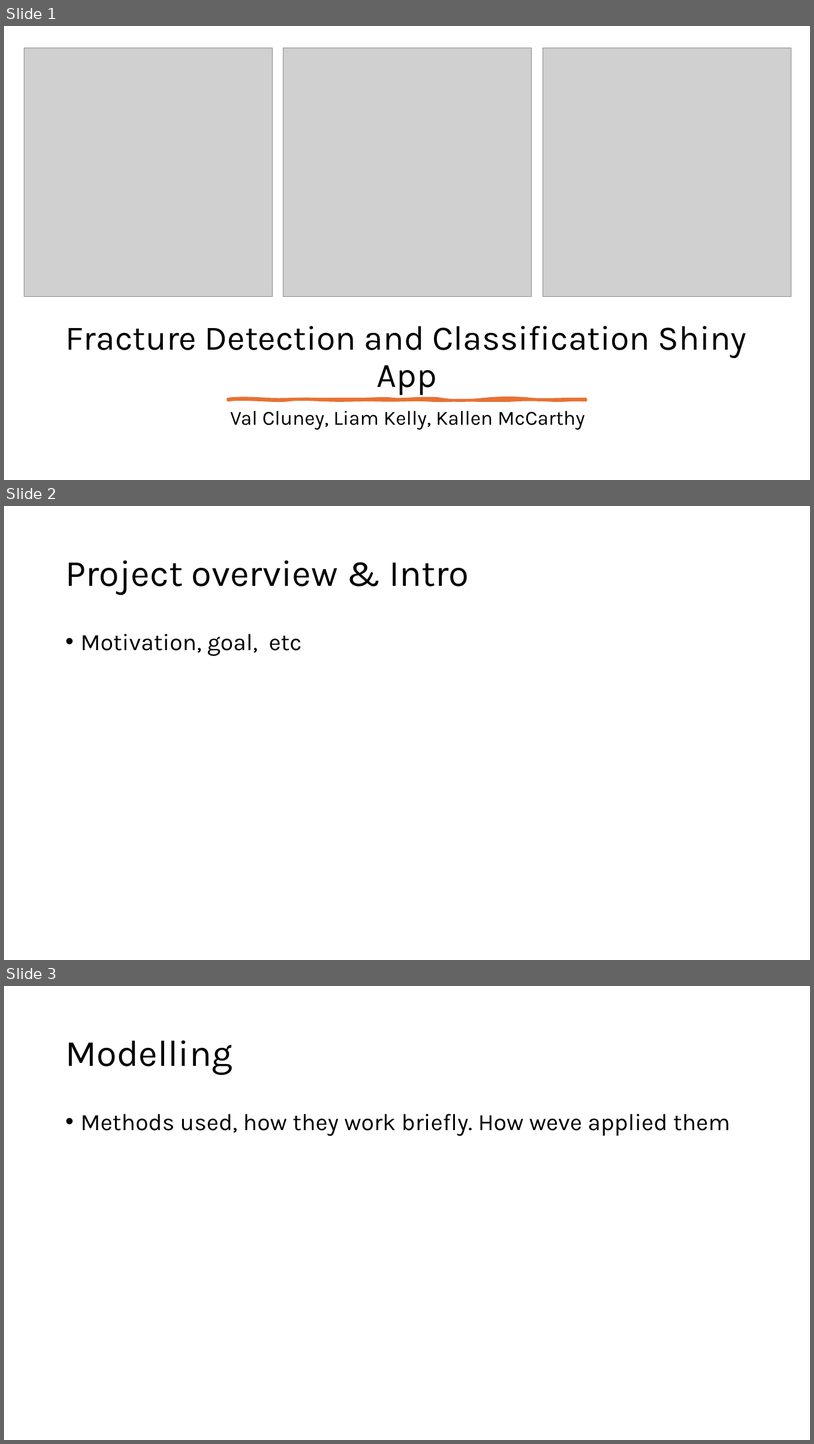
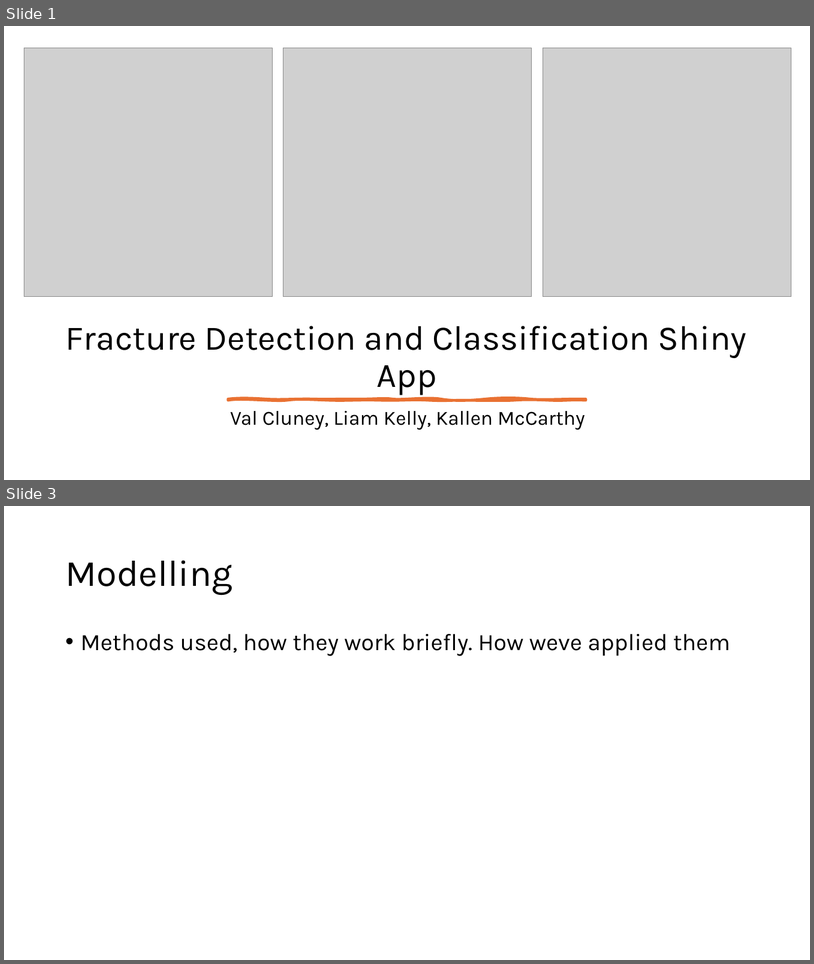
Before and after one commit to LiamKUL/MS6071Project, a slide deck: presentation/Presentaion.pptx. Shown one above the other, each under a label of ours: slides 1, 2 and 3 before the commit, slides 1 and 3 after it; the slides between them are not shown. The pictures are 814x1444 and 814x964 pixels, drawn with LibreOffice and Linux fonts; fonts in the diff are those of the drawing; grey boxes stand for pictures. Boxes give left, top, right and bottom in pixels: in the first picture for what was removed or moved away, otherwise in the second. Text is boxed around its words. In the diff, an @@ line names an element or a change of style, - is before the commit and + after.

```diff
--- a/presentation/Presentaion.pptx
+++ b/presentation/Presentaion.pptx
@@ slide 2 removed at box(4, 506, 810, 960), background #FFFFFF @@
@@ title removed at box(65, 560, 469, 595) @@
-Project overview & Intro
@@ text removed at box(81, 634, 302, 656) @@
-• Motivation, goal, etc
```
Also in this commit, not shown: 1 slide added, 1 other file.
